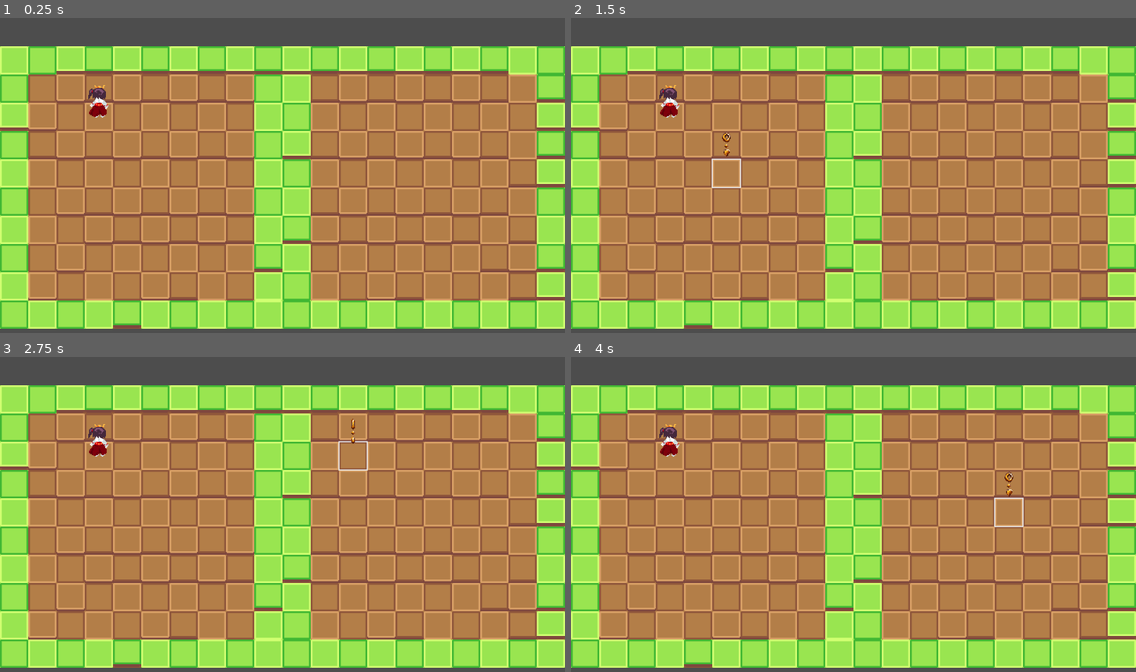
Above: before the commit, frames 1-4 (two rows, left to right).
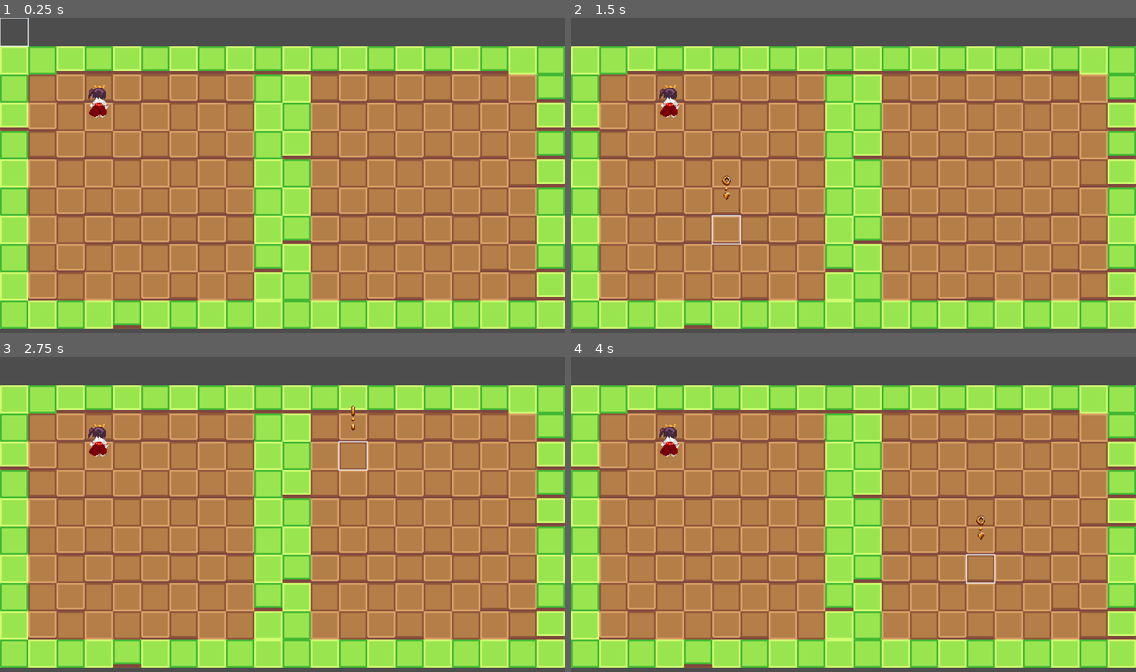
Above: after the commit, the same moments.

Repository: ACristoff/godotwild75
Game: Godot game, scene res://Game/game_manager.tscn
Same seed, same stepped clock (60 frames per second), same inputs: the game is played once before the commit and once after it.
Inputs (mouse positions are in pixels of both pictures, inside the frame that each line leads up to):
- Up to frame 1 (0.25 s): no input
- Up to frame 2 (1.5 s): tap Enter (ui_accept) at 0.5, 0.77 s; move the mouse to (977, 159) at 0.52 s; press the mouse at (977, 159) at 0.53 s; hold Right (ui_right) 0.53-1.28 s; move the mouse to (740, 191) at 1.27 s; release the mouse at (740, 191) at 1.28 s; hold Down (ui_down) from 1.28 s (still down); click (740, 191) at 1.35 s
- Up to frame 3 (2.75 s): tap Enter (ui_accept) at 1.52 s; move the mouse to (339, 445) at 2.02 s; release Down (ui_down) at 2.03 s; press the mouse at (339, 445) at 2.03 s; hold Right (ui_right) from 2.03 s (still down)
- Up to frame 4 (4 s): tap Enter (ui_accept) at 2.75, 3.02, 3.77 s; move the mouse to (825, 580) at 2.77 s; release Right (ui_right) at 2.78 s; release the mouse at (825, 580) at 2.78 s; hold Up (ui_up) 2.78-3.53 s; click (825, 580) at 2.85 s; move the mouse to (1023, 564) at 3.52 s; press the mouse at (1023, 564) at 3.53 s; hold Left (ui_left) from 3.53 s (still down)

The runs differ from the first frame. In frame 1, less than 0.1% of the frame differs, in the area x 0-6%, y 0-10%; in frame 2, 0.3%, in the area x 24-31%, y 36-72%; in frame 3, less than 0.1%; in frame 4, 0.3%.

Commit message:
grid clamping

Diff:
--- a/Game/Data/Cursor/cursor.tscn
+++ b/Game/Data/Cursor/cursor.tscn
@@ -46,9 +46,10 @@
 [node name="Cursor" type="Node2D"]
 script = ExtResource("1_v2tgw")
 grid = ExtResource("2_jjd4a")
+cursor_offset_y = -75
 
 [node name="Sprite2D" type="Sprite2D" parent="."]
-position = Vector2(0, -40.0627)
+position = Vector2(0, -70.1721)
 scale = Vector2(2, 2)
 texture = ExtResource("3_tov3r")
 hframes = 6
--- a/Game/Data/Levels/debug_level.tscn
+++ b/Game/Data/Levels/debug_level.tscn
@@ -11,10 +11,11 @@
 
 [node name="Environment" parent="." instance=ExtResource("2_p8do1")]
 
-[node name="Cursor" parent="." instance=ExtResource("2_pogwr")]
-
 [node name="UnitBase" parent="." instance=ExtResource("1_qvwdw")]
 position = Vector2(232, 232)
+
+[node name="Cursor" parent="." instance=ExtResource("2_pogwr")]
+position = Vector2(40, 40)
 
 [node name="UnitPath" parent="." instance=ExtResource("4_feshh")]
 y_sort_origin = -1
--- a/Game/Data/grid.gd
+++ b/Game/Data/grid.gd
@@ -22,16 +22,16 @@
 
 ## Returns the position of a cell's center in pixels.
 func calculate_map_position(grid_position: Vector2) -> Vector2:
-	var new_grid_position = grid_position + Vector2(-1, -2)
-	prints(grid_position, new_grid_position)
-	return new_grid_position * cell_size + _half_cell_size
+	#var new_grid_position = grid_position + Vector2(-1, -2)
+	#prints(grid_position, new_grid_position)
+	return grid_position * cell_size + _half_cell_size
 
 
 ## Returns the coordinates of the cell on the grid given a position on the map.
 func calculate_grid_coordinates(map_position: Vector2) -> Vector2:
-	var new_map_position = map_position + offset_to_origin
-	#prints('map pos', map_position + offset_to_origin)
-	return (new_map_position / cell_size).floor()
+	#var new_map_position = map_position + offset_to_origin
+	prints('map pos', map_position, (map_position / cell_size).floor())
+	return (map_position / cell_size).floor()
 
 
 ## Returns true if the `cell_coordinates` are within the grid.
@@ -43,6 +43,9 @@
 ## Makes the `grid_position` fit within the grid's bounds.
 func grid_clamp(grid_position: Vector2) -> Vector2:
 	var out := grid_position
-	out.x = clamp(out.x, 0, size.x - 1.0)
-	out.y = clamp(out.y, 0, size.y - 1.0)
+	#out.x = clamp(out.x, 0, size.x - 1.0)
+	#out.y = clamp(out.y, 0, size.y - 1.0)
+	out.x = clamp(out.x, 1, size.x)
+	out.y = clamp(out.y, 2, size.y + 1)
+	print(out)
 	return out
